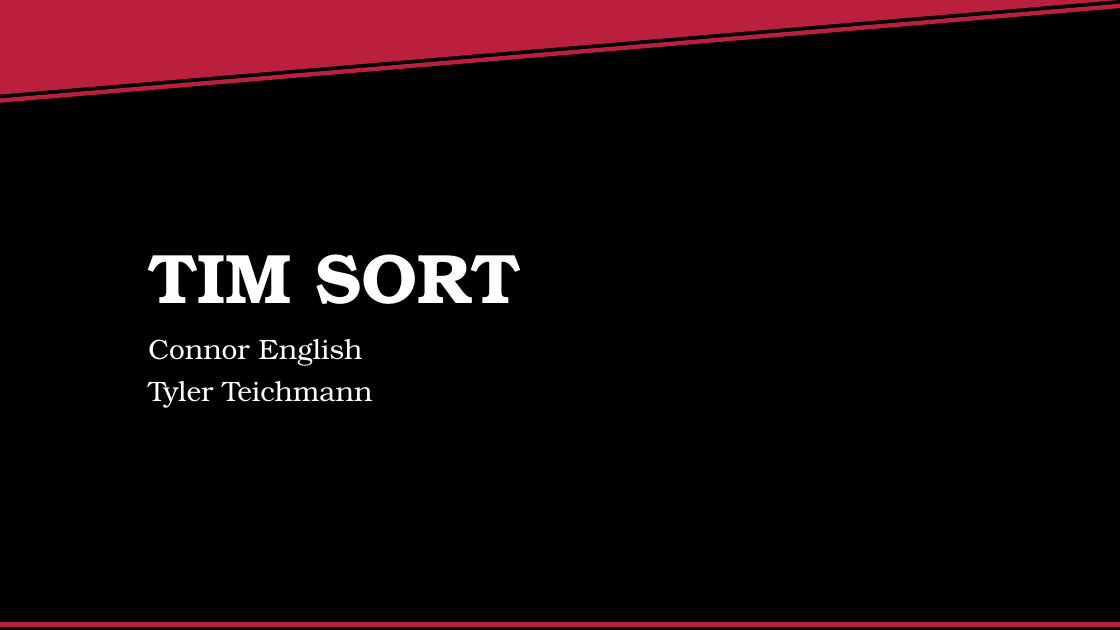
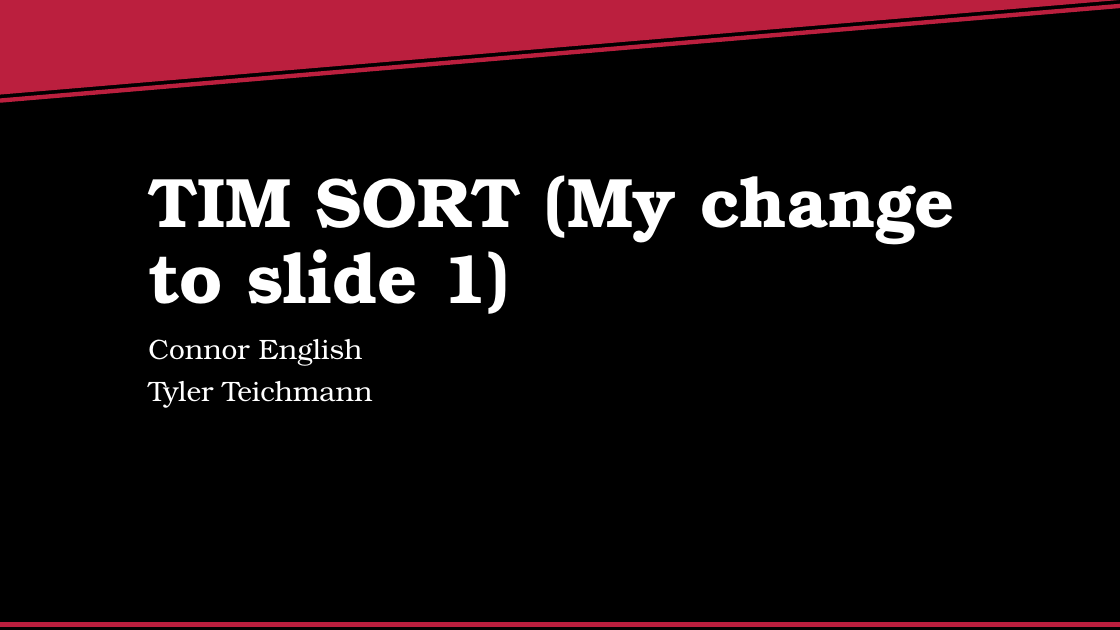
Before and after one commit to tylerteichmann/Timsort, a slide deck: slide 1 of Tim-Sort-Presentation.pptx. Drawn at 1120x630 pixels with LibreOffice and Linux fonts; fonts in the diff are those of the drawing; background and template pictures are left out. Boxes give left, top, right and bottom in pixels: in the first picture for what was removed or moved away, otherwise in the second. Text is boxed around its words. In the diff, an @@ line names an element or a change of style, - is before the commit and + after.

Commit message:
Added changes to slide 1

```diff
--- a/Tim-Sort-Presentation.pptx
+++ b/Tim-Sort-Presentation.pptx
@@ title at (148,175,956,314): text changed @@
-TIM SORT
+TIM SORT (My change to slide 1)
```
